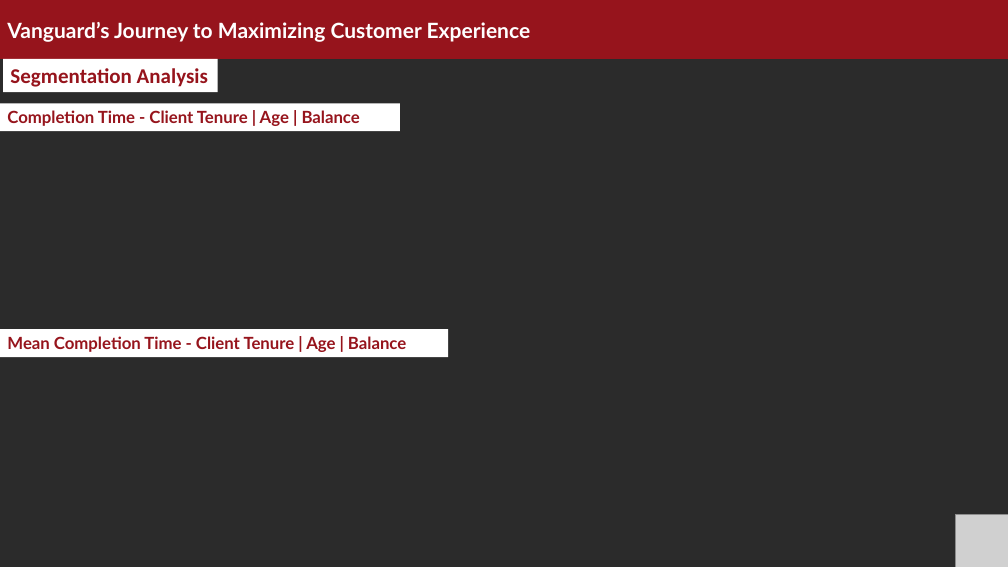
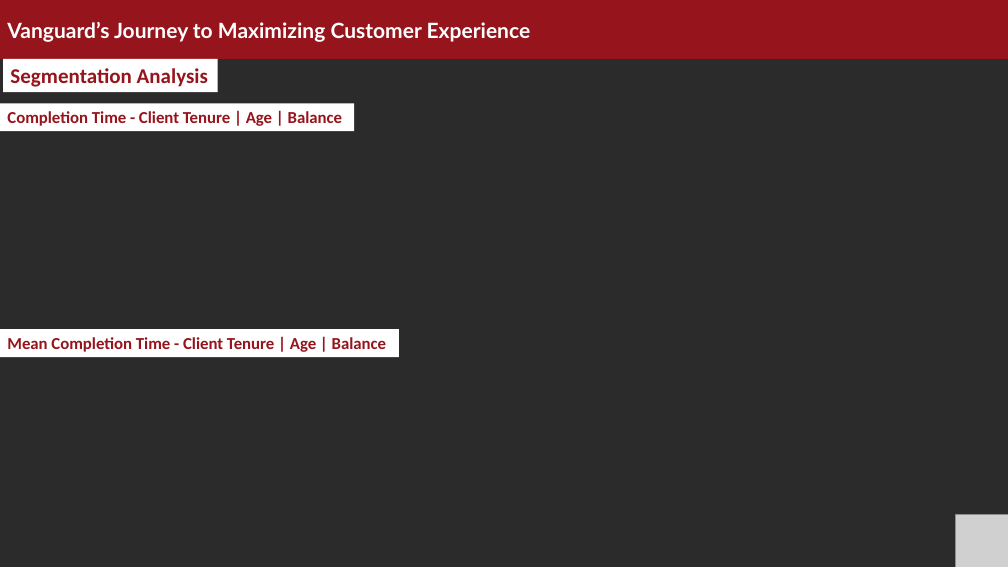
Before and after one commit to vsalto/Customer-Experience-UI-AB-Testing, a slide deck: slide 13 of slides/A_B test - UI (1).pptx (slide 12 before the commit). Drawn at 1008x567 pixels with LibreOffice and Linux fonts; fonts in the diff are those of the drawing; grey boxes stand for pictures; background and template pictures are left out; a plain dark background stands for a picture behind light text. Boxes give left, top, right and bottom in pixels: in the first picture for what was removed or moved away, otherwise in the second. Text is boxed around its words. In the diff, an @@ line names an element or a change of style, - is before the commit and + after.

```diff
--- a/slides/A_B test - UI (1).pptx
+++ b/slides/A_B test - UI (1).pptx
@@ rectangle "Completion Time - Client Tenure ..." at <box>0,104,355,132</box>: font Lato to Calibri @@
@@ rectangle "Completion Time - Client Tenure ...": place and size @@
-rectangle "Completion Time - Client Tenure ..." at <box>0,104,400,132</box>
+rectangle "Completion Time - Client Tenure ..." at <box>0,104,355,132</box>
@@ rectangle "Mean Completion Time - Client ...": place and size @@
-rectangle "Mean Completion Time - Client ..." at <box>0,329,448,357</box>
+rectangle "Mean Completion Time - Client ..." at <box>0,329,399,357</box>
@@ rectangle "Mean Completion Time - Client ..." at <box>0,329,399,357</box>: font Lato to Calibri @@
```
Also in this commit, not shown: 8 other slides changed, 1 slide added.
